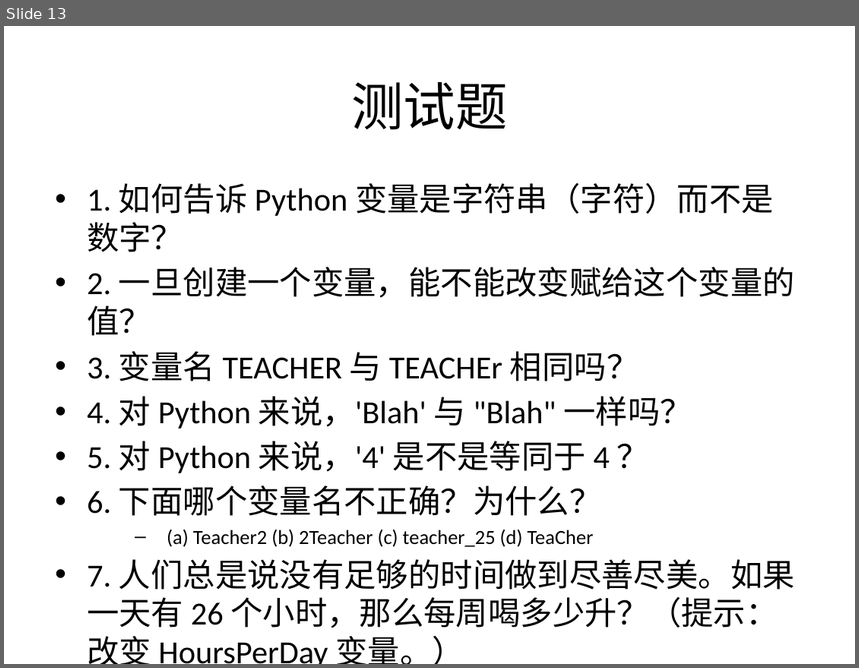
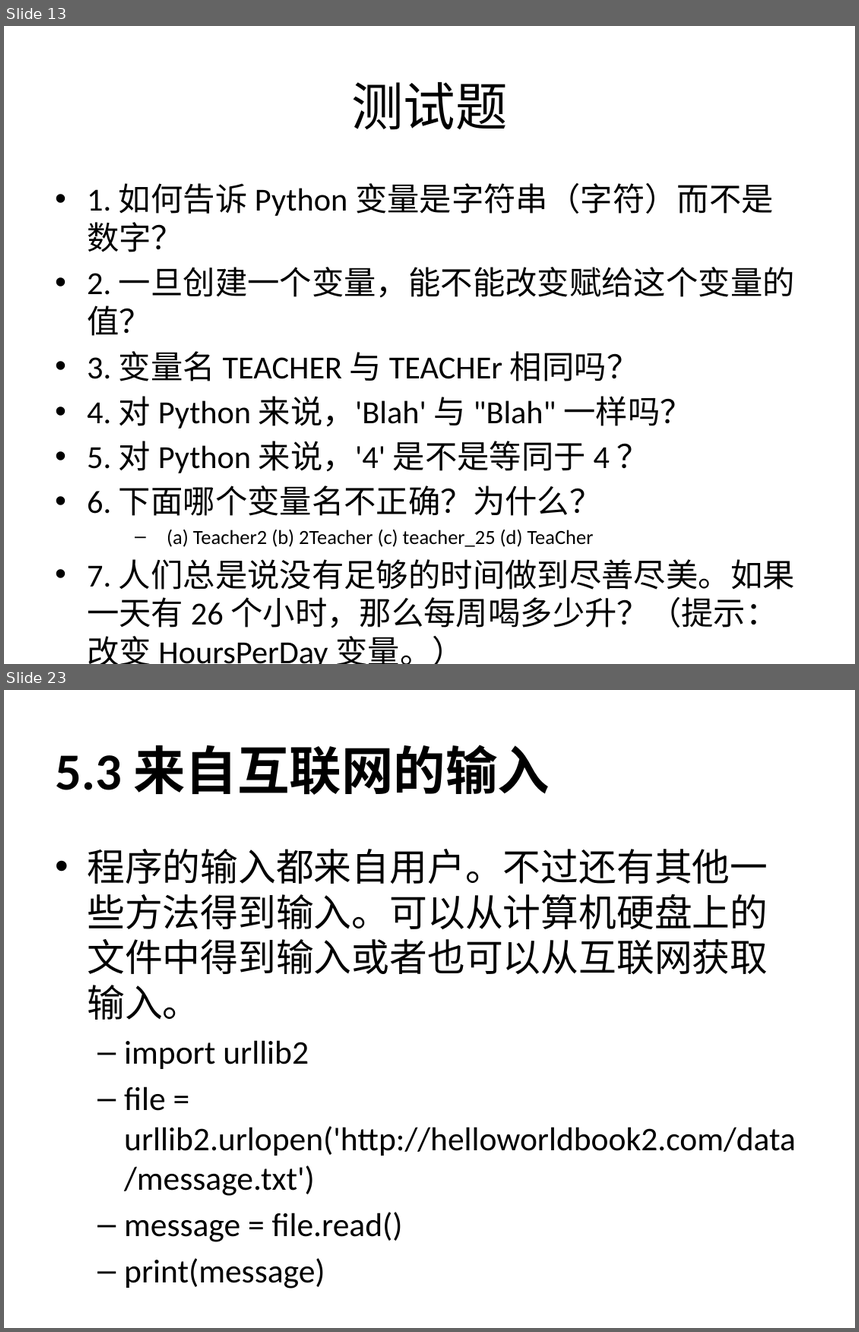
Before and after one commit to zhinan18/Python3, a slide deck: readme/Python3.pptx. Shown one above the other, each under a label of ours: slide 13 before the commit, slides 13 and 23 after it; the slides between them are not shown. The pictures are 859x668 and 859x1332 pixels, drawn with LibreOffice and Linux fonts; fonts in the diff are those of the drawing. Boxes give left, top, right and bottom in pixels: in the first picture for what was removed or moved away, otherwise in the second. Text is boxed around its words. In the diff, an @@ line names an element or a change of style, - is before the commit and + after.

```diff
--- a/readme/Python3.pptx
+++ b/readme/Python3.pptx
@@ slide 23 added at (4, 690, 855, 1328), background #FFFFFF @@
@@ title added at (55, 745, 549, 795), 44 pt, text #000000, bold @@
+5.3 来自互联网的输入
@@ text added at (87, 849, 796, 1243), 28 pt, text #000000 @@
+• 程序的输入都来自用户。不过还有其他一些方法得到输入。可以从计算机硬盘上的文件中得到输入或者也可以从互联网获取输入。
+  – import urllib2
+  – file = urllib2.urlopen('http://helloworldbook2.com/data/message.txt')
+  – message = file.read()
+  – print(message)
```
Also in this commit, not shown: 16 other slides added, 4 other files.
